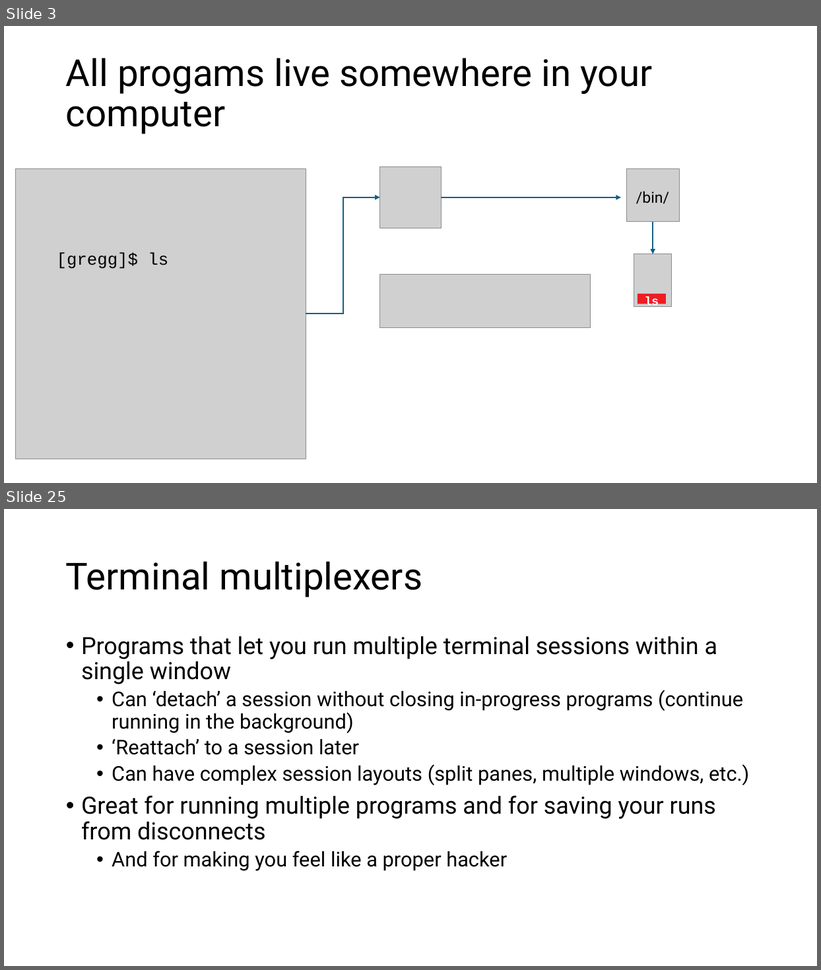
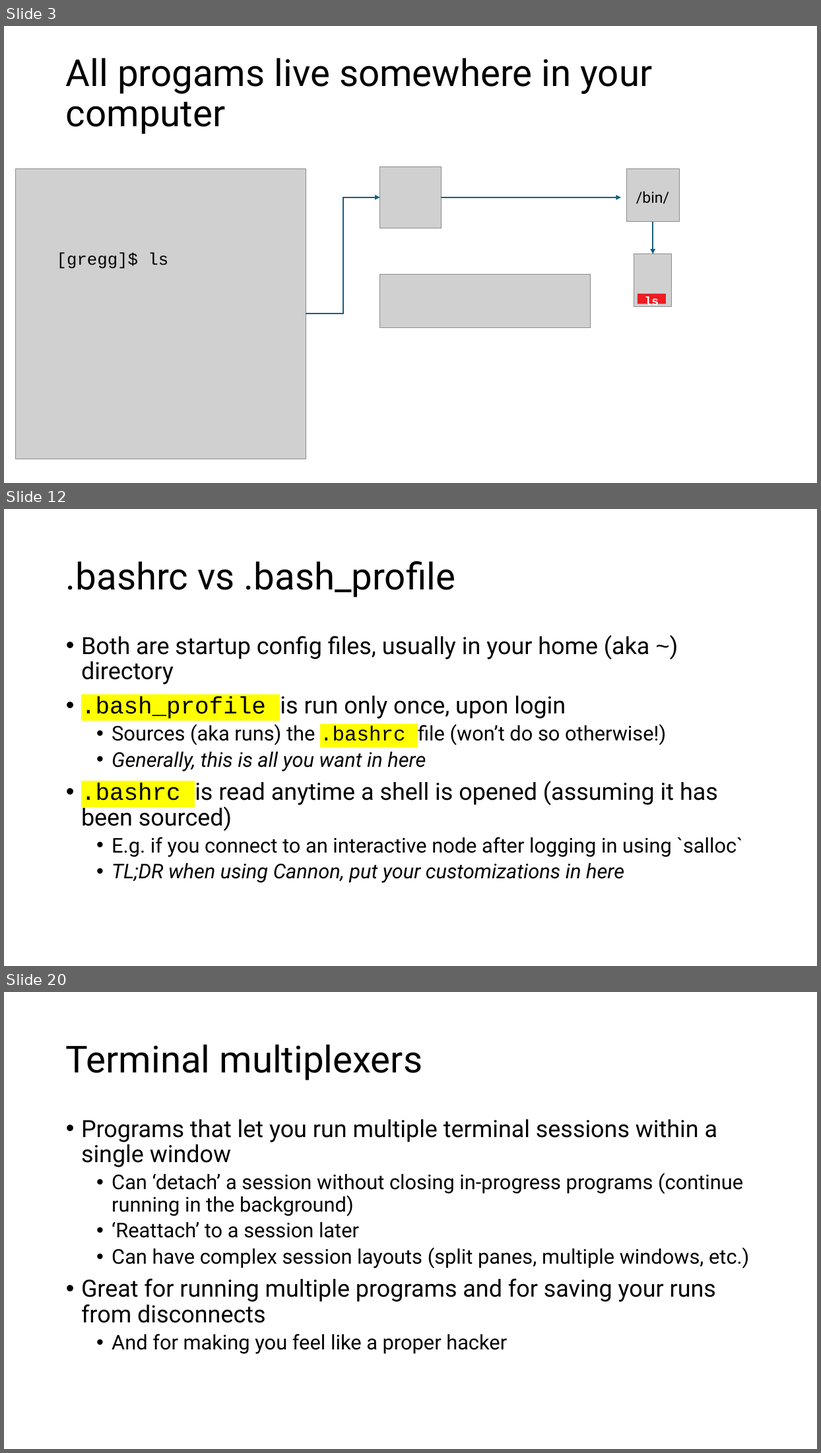
Before and after one commit to harvardinformatics/short-trainings, a slide deck: cmd-line-101/cmdline_tips_draft.pptx. Shown one above the other, each under a label of ours: slides 3 and 25 before the commit, slides 3, 12 and 20 after it; the slides between them are not shown. The pictures are 821x970 and 821x1453 pixels, drawn with LibreOffice and Linux fonts; fonts in the diff are those of the drawing; grey boxes stand for pictures. Boxes give left, top, right and bottom in pixels: in the first picture for what was removed or moved away, otherwise in the second. Text is boxed around its words. In the diff, an @@ line names an element or a change of style, - is before the commit and + after.

```diff
--- a/cmd-line-101/cmdline_tips_draft.pptx
+++ b/cmd-line-101/cmdline_tips_draft.pptx
@@ slide 12 added at [4,509,817,966], background #FFFFFF @@
@@ title added at [66,561,455,597], 44 pt, text #000000 @@
+.bashrc vs .bash_profile
@@ text added at [81,635,743,883], 24 pt, text #000000 @@
+• Both are startup config files, usually in your home (aka ~) directory
+• .bash_profile is run only once, upon login
+  • Sources (aka runs) the .bashrc file (won’t do so otherwise!)
+  • Generally, this is all you want in here
+• .bashrc is read anytime a shell is opened (assuming it has been sourced)
+  • E.g. if you connect to an interactive node after logging in using `salloc`
+  • TL;DR when using Cannon, put your customizations in here
@@ what was slide 25 is now slide 20 @@
```
Also in this commit, not shown: 21 slides changed, 13 other slides added.
